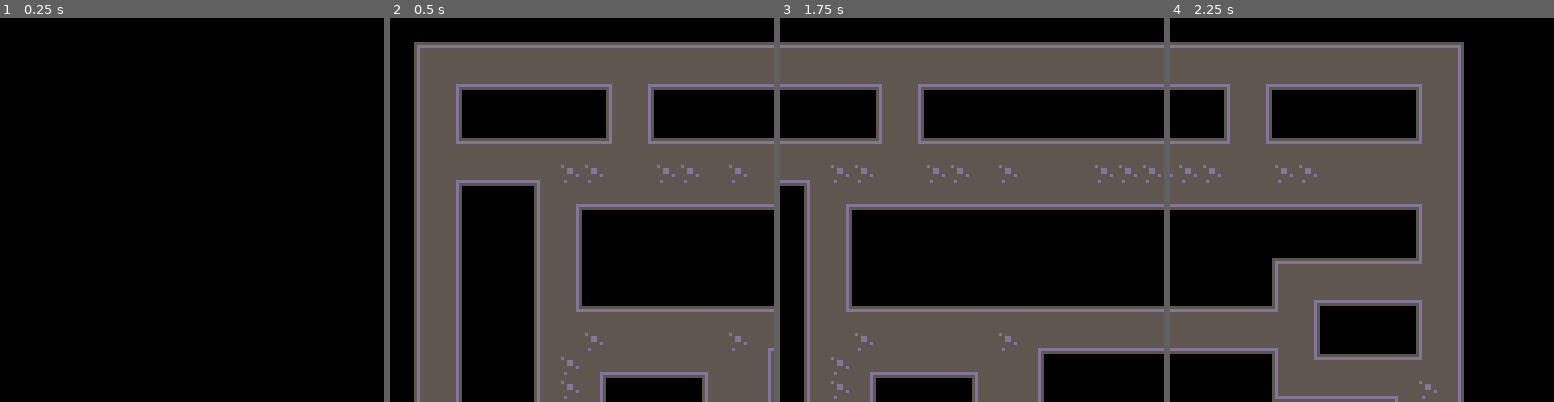
Above: before the commit, frames 1-4 (left to right).
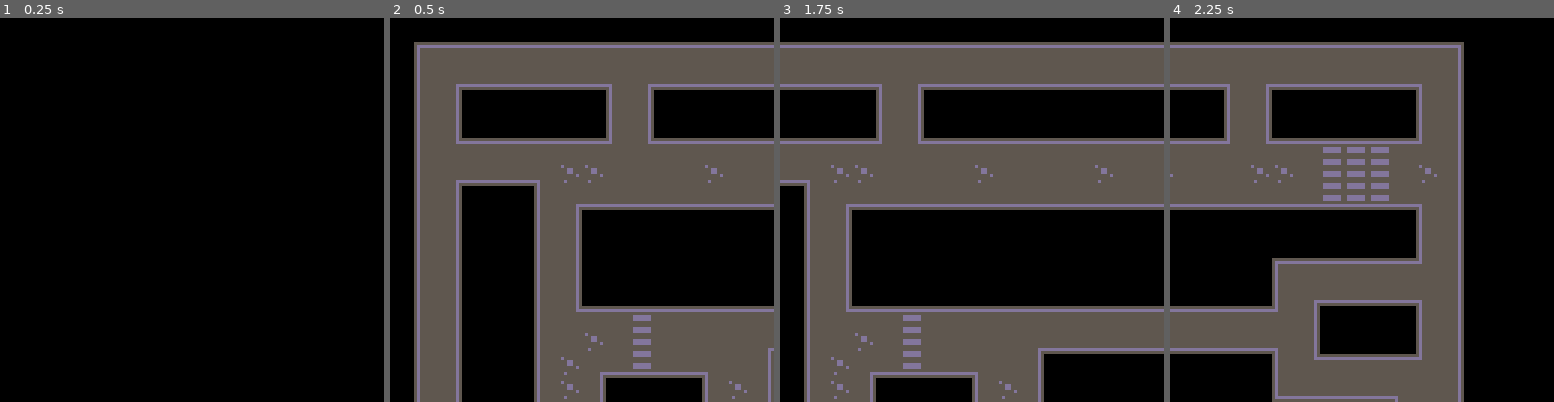
Above: after the commit, the same moments.

Repository: theRenard/PICO-8-autotiles
Game: PICO-8 cartridge autotiles.p8
Two runs of this game, one before a commit and one after it. Both use one fixed random seed, a clock stepped at 60 frames per second and the inputs below.
Inputs:
- Up to frame 1 (0.25 s): no input
- Up to frame 2 (0.5 s): no input
- Up to frame 3 (1.75 s): hold Right from 1.6 s (still down)
- Up to frame 4 (2.25 s): release Right at 2.1 s; hold Up from 2.15 s (still down)

Frame 1 is identical in both runs. In frame 2, 0.6% of the frame differs, in the area x 63-93%, y 38-100%; in frame 3, 0.7%; in frame 4, 1.4%, in the area x 2-70%, y 33-100%.

Commit message:
Enhance street rules; add crosswalk blocks and improve tile matching logic

Diff:
--- a/lua/autotiles.lua
+++ b/lua/autotiles.lua
@@ -26,6 +26,7 @@
 -- Tiles
 local level = create2DArr(levelWidth, levelHeight, 0)
 local ruledlevel = create2DArr(levelWidth, levelHeight, 0)
+local skip = create2DArr(levelWidth, levelHeight, false)
 
 function setTiles()
     forEachArr2D(
@@ -40,7 +41,7 @@
 end
 
 function setTileAt(x, y)
-    if level[x][y] == 0 then
+    if level[x][y] == 0 or skip[x][y] then
         return
     end
     for rule in all(streetRules) do
@@ -76,12 +77,26 @@
             if match then
                 local chance = rule.chance or 1
                 if rnd() < chance then
-                    local sprite = getRandomItem(rule.sprites)
-                    ruledlevel[x][y] = sprite
-                end
-                -- if stopOnMatch is true then it will stop checking the other rules
-                if rule.stopOnMatch then
-                    break
+                    if rule.block then
+                        local blockHeight = #rule.block
+                        local blockWidth = #rule.block[1]
+                        local startX = x - flr(blockWidth / 2)
+                        local startY = y - flr(blockHeight / 2)
+                        for dy = 1, blockHeight do
+                            for dx = 1, blockWidth do
+                                ruledlevel[startX + dx - 1][startY + dy - 1] = rule.block[dy][dx]
+                                -- we don't want to check these tiles again
+                                skip[startX + dx - 1][startY + dy - 1] = true
+                            end
+                        end
+                    elseif rule.sprites then
+                        local sprite = getRandomItem(rule.sprites)
+                        ruledlevel[x][y] = sprite
+                    end
+                    if rule.stopOnMatch then
+                        -- if stopOnMatch is true then it will stop checking the other rules
+                        break
+                    end
                 end
             end
         end
@@ -110,26 +125,10 @@
     )
 end
 
-function getSprite(sprite)
-    -- sprite is a number that can have 'h' or 'v' in front of it
-    -- to indicate that it is a horizontally or vertically flipped sprite
-    local flip = ''
-    if sub(sprite, 1, 1) == 'h' then
-        flip = 'h'
-        sprite = sub(sprite, 2)
-    elseif sub(sprite, 1, 1) == 'v' then
-        flip = 'v'
-        sprite = sub(sprite, 2)
-    end
-    return sprite, flip
-end
-
 function createMap()
     forEachArr2D(
         ruledlevel, function(x, y)
-            if ruledlevel[x][y] != nil then
-                mset(x - 1, y - 1, ruledlevel[x][y])
-            end
+            mset(x - 1, y - 1, ruledlevel[x][y])
         end
     )
 end
--- a/rules/streets.lua
+++ b/rules/streets.lua
@@ -4,6 +4,40 @@
 local a = 'all'
 
 streetRules = {
+  -- 3x vertical crosswalk
+  {
+    block = {
+      { 69 },
+      { 85 },
+      { 101 },
+    },
+    chance = 0.4,
+    sprites = { 106 },
+    stopOnMatch = true,
+    pattern = {
+      a, w, w, w, a,
+      s, s, s, s, s,
+      s, s, s, s, s,
+      s, s, s, s, s,
+      a, w, w, w, a,
+    }
+  },
+  -- 3x horizontal crosswalk
+  {
+    block = {
+      { 112, 113, 114 },
+    },
+    chance = 0.4,
+    sprites = { 106 },
+    stopOnMatch = true,
+    pattern = {
+      a, s, s, s, a,
+      w, s, s, s, w,
+      w, s, s, s, w,
+      w, s, s, s, w,
+      a, s, s, s, a,
+    }
+  },
   -- top left corner
   {
     sprites = { 64 },
@@ -127,7 +161,7 @@
   -- all
   {
     sprites = { 81, 118 },
-    stopOnMatch = true,
+    -- stopOnMatch = true,
     pattern = {
       s
     }
